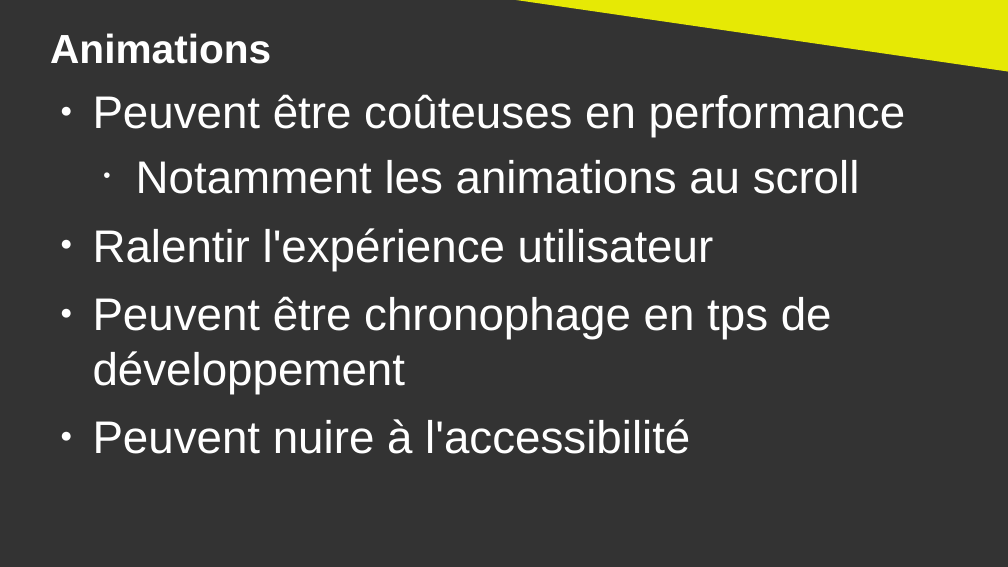
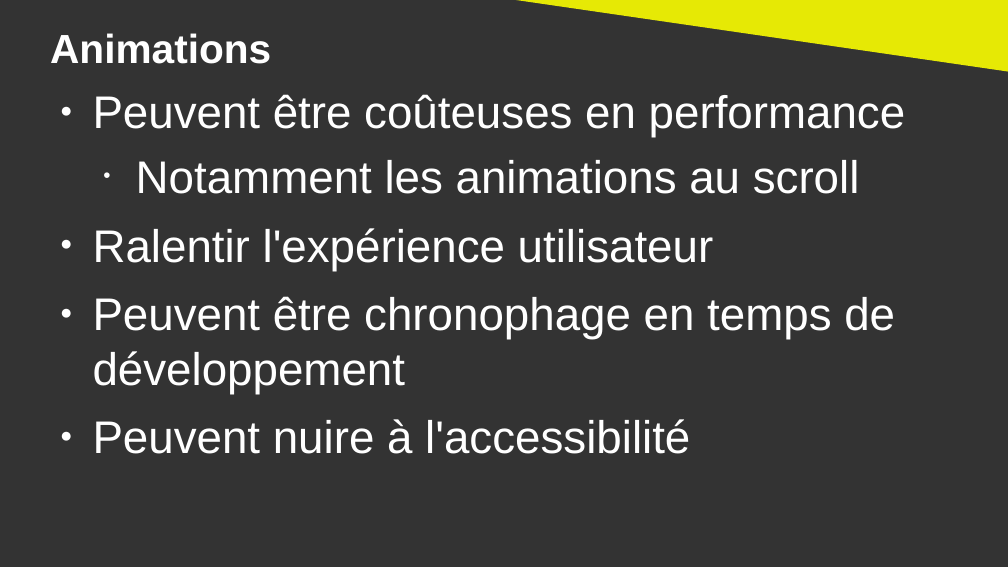
Before and after one commit to DanYellow/cours, a slide deck: slide 24 of ergonomie-et-accessibilite-s2/numero-1/presentation.odp. Drawn at 1008x567 pixels with LibreOffice and Linux fonts; fonts in the diff are those of the drawing. Boxes give left, top, right and bottom in pixels: in the first picture for what was removed or moved away, otherwise in the second. Text is boxed around its words. In the diff, an @@ line names an element or a change of style, - is before the commit and + after.

```diff
--- a/ergonomie-et-accessibilite-s2/numero-1/presentation.odp
+++ b/ergonomie-et-accessibilite-s2/numero-1/presentation.odp
@@ text at [93,296,895,394]: text changed @@
-● Peuvent être chronophage en tps de développement
+● Peuvent être chronophage en temps de développement
```
Also in this commit, not shown: 6 other slides changed, 3 slides added, 6 other files.
